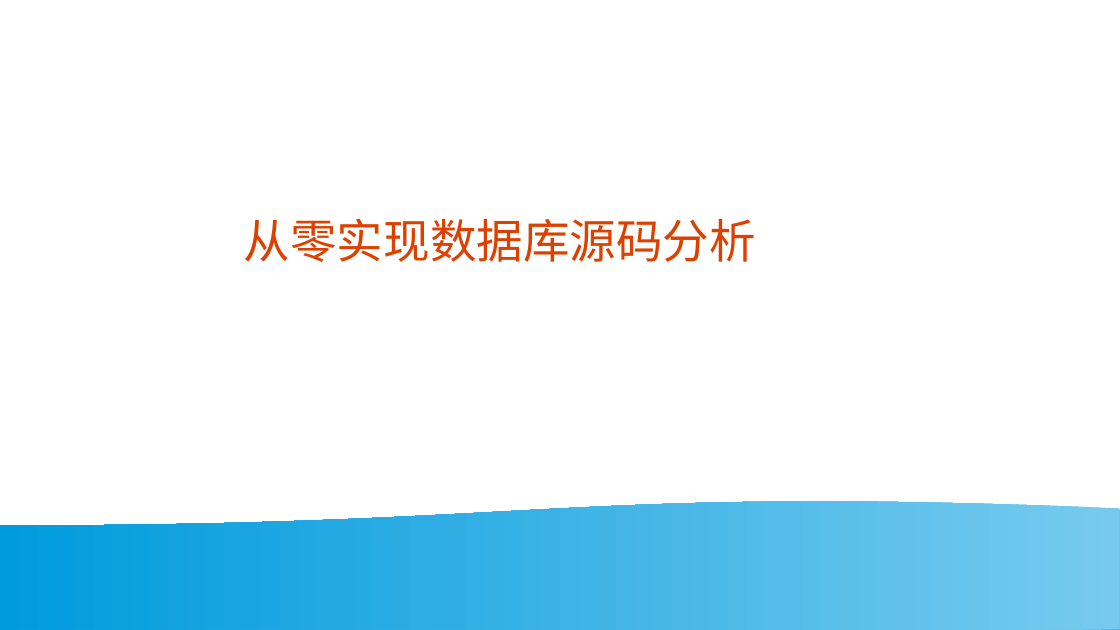
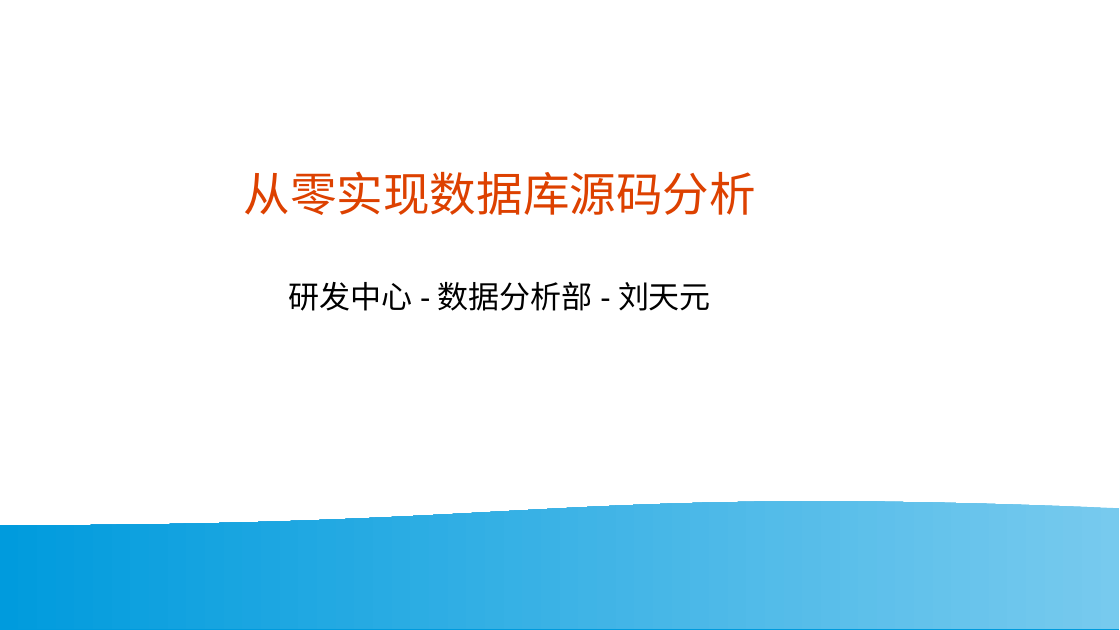
Before and after one commit to ltylty/SimpleDB, a slide deck: slide 1 of doc/从零实现数据库源码分析.pptx. Drawn at 1120x630 pixels with LibreOffice and Linux fonts; fonts in the diff are those of the drawing. Boxes give left, top, right and bottom in pixels: in the first picture for what was removed or moved away, otherwise in the second. Text is boxed around its words. In the diff, an @@ line names an element or a change of style, - is before the commit and + after.

```diff
--- a/doc/从零实现数据库源码分析.pptx
+++ b/doc/从零实现数据库源码分析.pptx
@@ title at bbox=[244, 171, 756, 311]: text changed; size 33 to 22 pt; text colour #DD4100 to #000000 @@
-从零实现数据库源码分析
+从零实现数据库源码分析
+研发中心-数据分析部-刘天元
```
Also in this commit, not shown: 13 other slides changed, 2 slides added, 1 slide removed, 9 other files.
